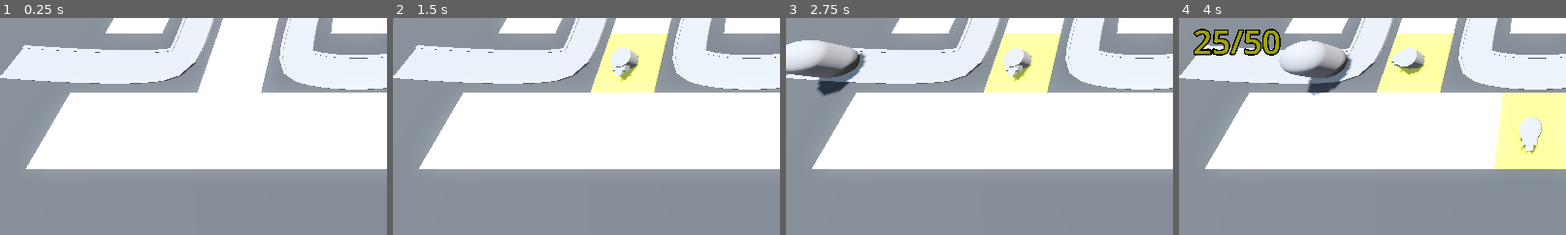
Above: before the commit, frames 1-4 (left to right).
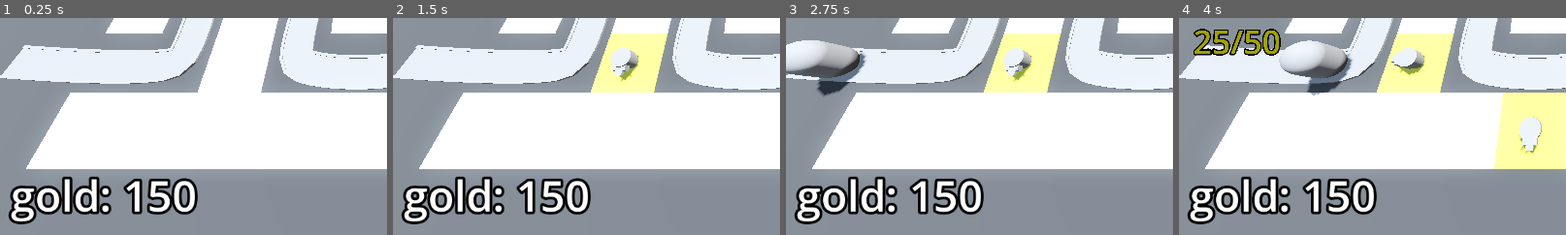
Above: after the commit, the same moments.

Repository: yrubner/TowerDefenseGD
Game: Godot game, scene res://BaseLevel.tscn
The game is run twice, just before and just after one commit, with the same random seed, the same clock (stepped at 60 frames per second) and the same inputs.
Inputs (mouse positions are % of the whole screen's width and height, from its top left):
- Up to frame 1 (0.25 s): no input
- Up to frame 2 (1.5 s): tap Enter at 0.5 s; move the mouse to (72, 45) at 0.52 s; press the mouse at (72, 45) at 0.53 s; tap Space at 1.25 s; move the mouse to (30, 55) at 1.27 s; release the mouse at (30, 55) at 1.28 s; click (30, 55) at 1.35 s
- Up to frame 3 (2.75 s): tap Enter at 2 s; move the mouse to (60, 28) at 2.02 s; press the mouse at (60, 28) at 2.03 s
- Up to frame 4 (4 s): move the mouse to (45, 70) at 2.77 s; release the mouse at (45, 70) at 2.78 s; click (45, 70) at 2.85 s; move the mouse to (80, 65) at 3.52 s; press the mouse at (80, 65) at 3.53 s
The pictures show only the part of the screen within x 0-50%, y 50-100%; the shares and areas given below are measured in that part.

The runs differ from the first frame. In frame 1, 5.8% of the frame differs, in the area x 2-52%, y 72-96%; in frame 2, 5.8%; in frame 3, 5.8%; in frame 4, 5.8%.

Commit message:
Finished Lesson 54: Control Nodes and UI

Diff:
--- a/BaseLevel.tscn
+++ b/BaseLevel.tscn
@@ -7,6 +7,7 @@
 [ext_resource type="Script" path="res://enemy_path.gd" id="3_ya2ps"]
 [ext_resource type="Script" path="res://turret_manager.gd" id="5_3nbo5"]
 [ext_resource type="PackedScene" uid="uid://h3fs7wuld2x8" path="res://Turret/turret.tscn" id="6_warkl"]
+[ext_resource type="Script" path="res://bank.gd" id="8_eurgd"]
 
 [sub_resource type="ProceduralSkyMaterial" id="ProceduralSkyMaterial_ipueh"]
 sky_horizon_color = Color(0.64625, 0.65575, 0.67075, 1)
@@ -30,6 +31,11 @@
 "tilts": PackedFloat32Array(0, 0, 0, 0, 0, 0, 0, 0, 0, 0, 0)
 }
 point_count = 11
+
+[sub_resource type="LabelSettings" id="LabelSettings_27nfg"]
+font_size = 64
+outline_size = 16
+outline_color = Color(0, 0, 0, 1)
 
 [node name="BaseLevel" type="Node3D"]
 
@@ -112,4 +118,24 @@
 turret = ExtResource("6_warkl")
 enemy_path = NodePath("../EnemyPath")
 
+[node name="Bank" type="MarginContainer" parent="."]
+anchors_preset = 15
+anchor_right = 1.0
+anchor_bottom = 1.0
+grow_horizontal = 2
+grow_vertical = 2
+mouse_filter = 2
+theme_override_constants/margin_left = 16
+theme_override_constants/margin_top = 16
+theme_override_constants/margin_right = 16
+theme_override_constants/margin_bottom = 16
+script = ExtResource("8_eurgd")
+
+[node name="Label" type="Label" parent="Bank"]
+layout_mode = 2
+size_flags_horizontal = 0
+size_flags_vertical = 8
+text = "placeholder"
+label_settings = SubResource("LabelSettings_27nfg")
+
 [connection signal="timeout" from="EnemyPath/Timer" to="EnemyPath" method="spawn_enemy"]
--- /dev/null
+++ b/bank.gd
@@ -0,0 +1,12 @@
+extends MarginContainer
+
+@export var starting_gold: int = 150
+@onready var gold_label: Label = $Label
+
+var gold: int:
+	set(gold_in):
+		gold = max(gold_in, 0)
+		gold_label.text = "gold: " + str(gold)
+
+func _ready() -> void:
+	gold = starting_gold
Not shown: 1 places in BaseLevel.tscn that only renumber resources
Not shown: 4 places in MeshLibraries/SpaceLibrary.tres that only renumber resources
Not shown, changed: README.md
